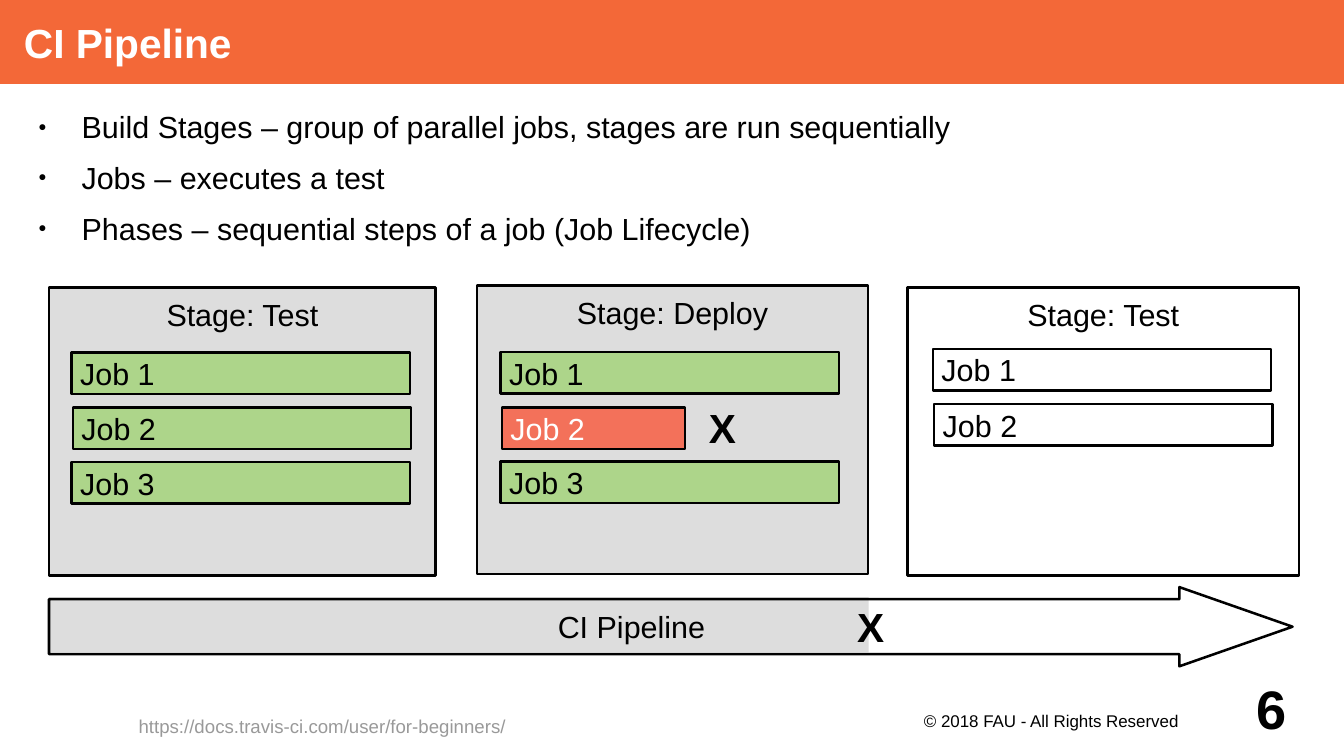
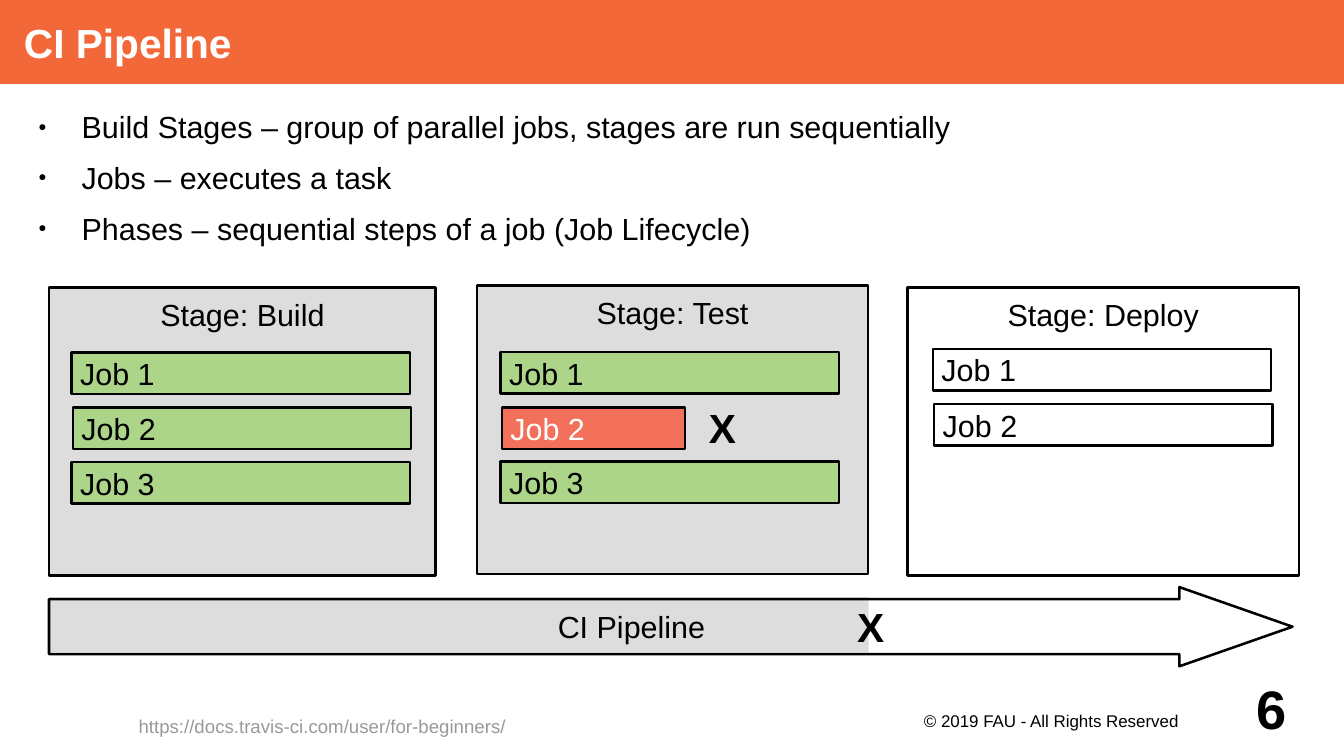
Before and after one commit to dirkriehle/adap-course, a slide deck: slide 6 of Lecture Slides/ADAP Z02 - Continuous Integration.odp. Drawn at 1344x756 pixels with LibreOffice and Linux fonts; fonts in the diff are those of the drawing. Boxes give left, top, right and bottom in pixels: in the first picture for what was removed or moved away, otherwise in the second. Text is boxed around its words. In the diff, an @@ line names an element or a change of style, - is before the commit and + after.

```diff
--- a/Lecture Slides/ADAP Z02 - Continuous Integration.odp
+++ b/Lecture Slides/ADAP Z02 - Continuous Integration.odp
@@ text at bbox=[82, 167, 392, 190]: text changed @@
-● Jobs – executes a test
+● Jobs – executes a task
@@ rectangle added at bbox=[49, 288, 435, 577], fill #DDDDDD, outline #000000 1.5 pt, 18 pt, text #000000 @@
+Stage: Build
@@ rectangle "Stage: Test": place and size @@
-rectangle "Stage: Test" at bbox=[49, 288, 435, 577]
+rectangle "Stage: Test" at bbox=[477, 285, 868, 574]
@@ rectangle "Stage: Deploy": place and size @@
-rectangle "Stage: Deploy" at bbox=[477, 285, 868, 574]
+rectangle "Stage: Deploy" at bbox=[909, 288, 1300, 577]
@@ rectangle "Stage: Deploy" at bbox=[909, 288, 1300, 577]: fill #DDDDDD to none @@
@@ rectangle removed at bbox=[909, 288, 1300, 577] @@
-Stage: Test
@@ text at bbox=[941, 714, 1178, 731]: text changed @@
-© 2018 FAU - All Rights Reserved
+© 2019 FAU - All Rights Reserved
```
Also in this commit, not shown: 8 other slides changed, 1 slide removed, 1 other file.
